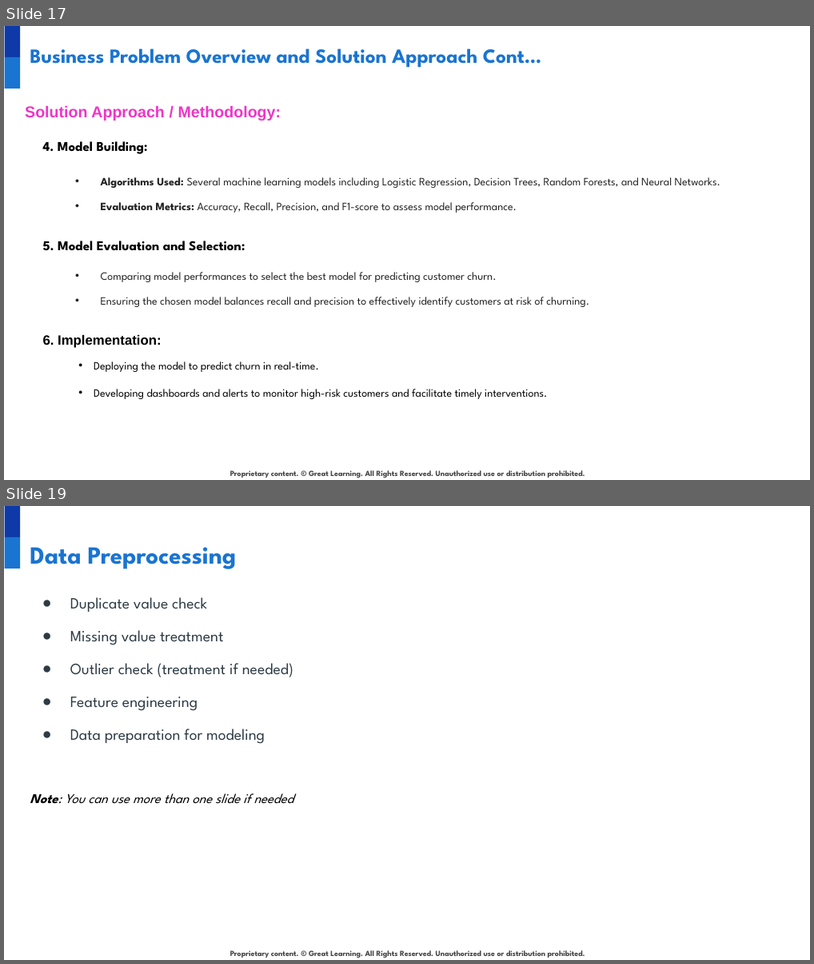
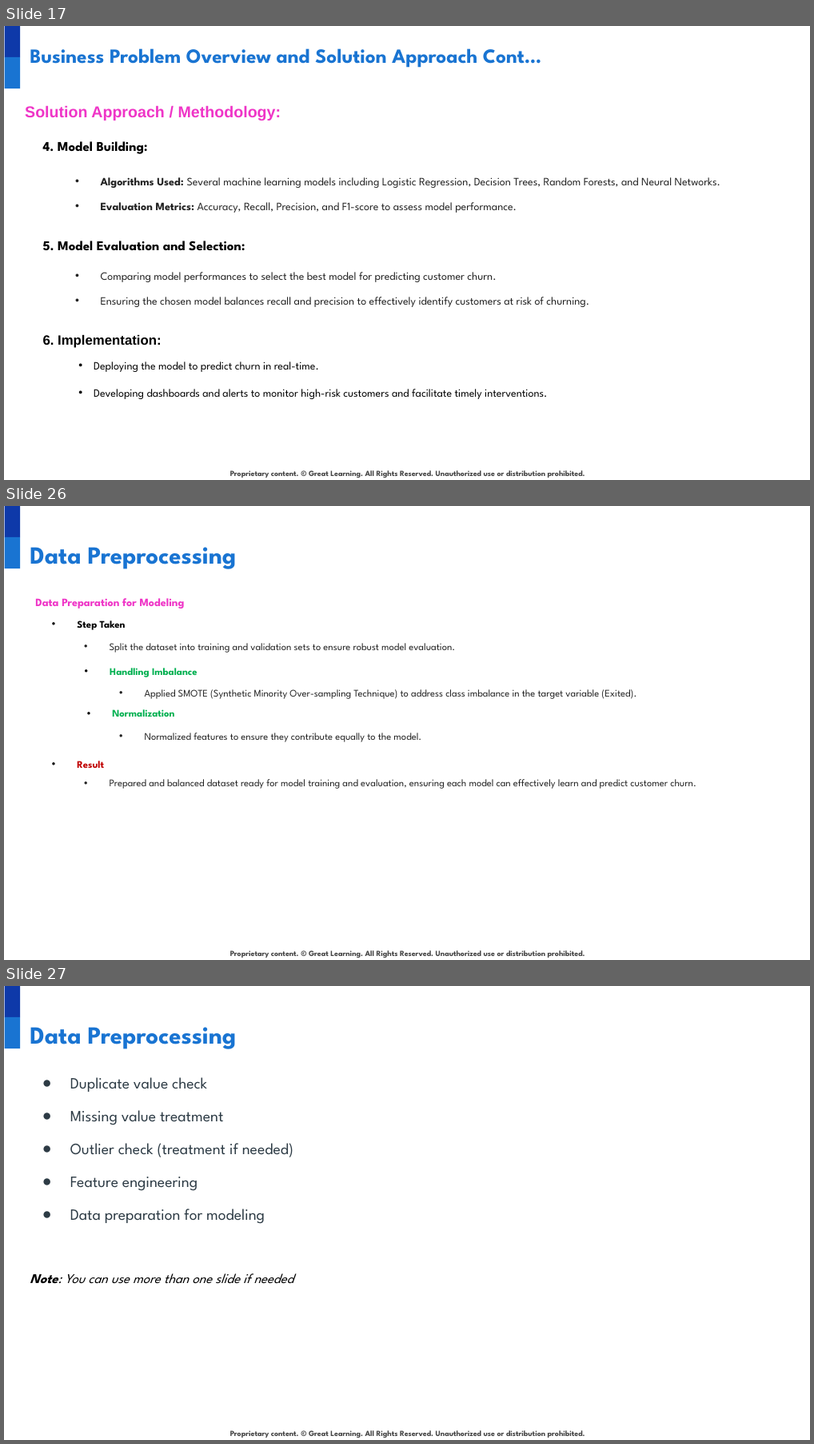
Before and after one commit to developer20sujeet/Python_For_AIML_DataScience, a slide deck: GreatLearningProject/NLP/1.Bank Churn Prediction/INN_Project_PresentationTemplate.pptx. Shown one above the other, each under a label of ours: slides 17 and 19 before the commit, slides 17, 26 and 27 after it; the slides between them are not shown. The pictures are 814x964 and 814x1444 pixels, drawn with LibreOffice and Linux fonts; fonts in the diff are those of the drawing; background and template pictures are left out. Boxes give left, top, right and bottom in pixels: in the first picture for what was removed or moved away, otherwise in the second. Text is boxed around its words. In the diff, an @@ line names an element or a change of style, - is before the commit and + after.

```diff
--- a/GreatLearningProject/NLP/1.Bank Churn Prediction/INN_Project_PresentationTemplate.pptx
+++ b/GreatLearningProject/NLP/1.Bank Churn Prediction/INN_Project_PresentationTemplate.pptx
@@ slide 26 added at (x1=4, y1=506, x2=810, y2=960), background #FFFFFF; not listed: 3 template elements that a slide beside it also shows @@
@@ title added at (x1=30, y1=547, x2=236, y2=569), 22 pt, text #1974D2, bold @@
+Data Preprocessing
@@ text added at (x1=35, y1=598, x2=185, y2=608), 10 pt, text #EF35C7, bold @@
+Data Preparation for Modeling
@@ text added at (x1=77, y1=620, x2=126, y2=630), 9 pt, text #000000, bold @@
+• Step Taken
@@ text added at (x1=110, y1=643, x2=455, y2=652), 9 pt, text #222222 @@
+• Split the dataset into training and validation sets to ensure robust model evaluation.
@@ text added at (x1=110, y1=668, x2=198, y2=677), 9 pt, text #00B050, bold @@
+• Handling Imbalance
@@ text added at (x1=145, y1=689, x2=637, y2=699), 9 pt, text #222222 @@
+• Applied SMOTE (Synthetic Minority Over-sampling Technique) to address class imbalance in the target variable (Exited).
@@ text added at (x1=112, y1=709, x2=174, y2=716), 9 pt, text #00B050, bold @@
+• Normalization
@@ text added at (x1=145, y1=732, x2=422, y2=742), 9 pt, text #222222 @@
+• Normalized features to ensure they contribute equally to the model.
@@ text added at (x1=77, y1=760, x2=104, y2=768), 9 pt, text #C00000, bold @@
+• Result
@@ text added at (x1=110, y1=779, x2=697, y2=788), 9 pt, text #222222 @@
+• Prepared and balanced dataset ready for model training and evaluation, ensuring each model can effectively learn and predict customer churn.
@@ what was slide 19 is now slide 27 @@
```
Also in this commit, not shown: 2 slides changed, 10 other slides added, 2 other files.
